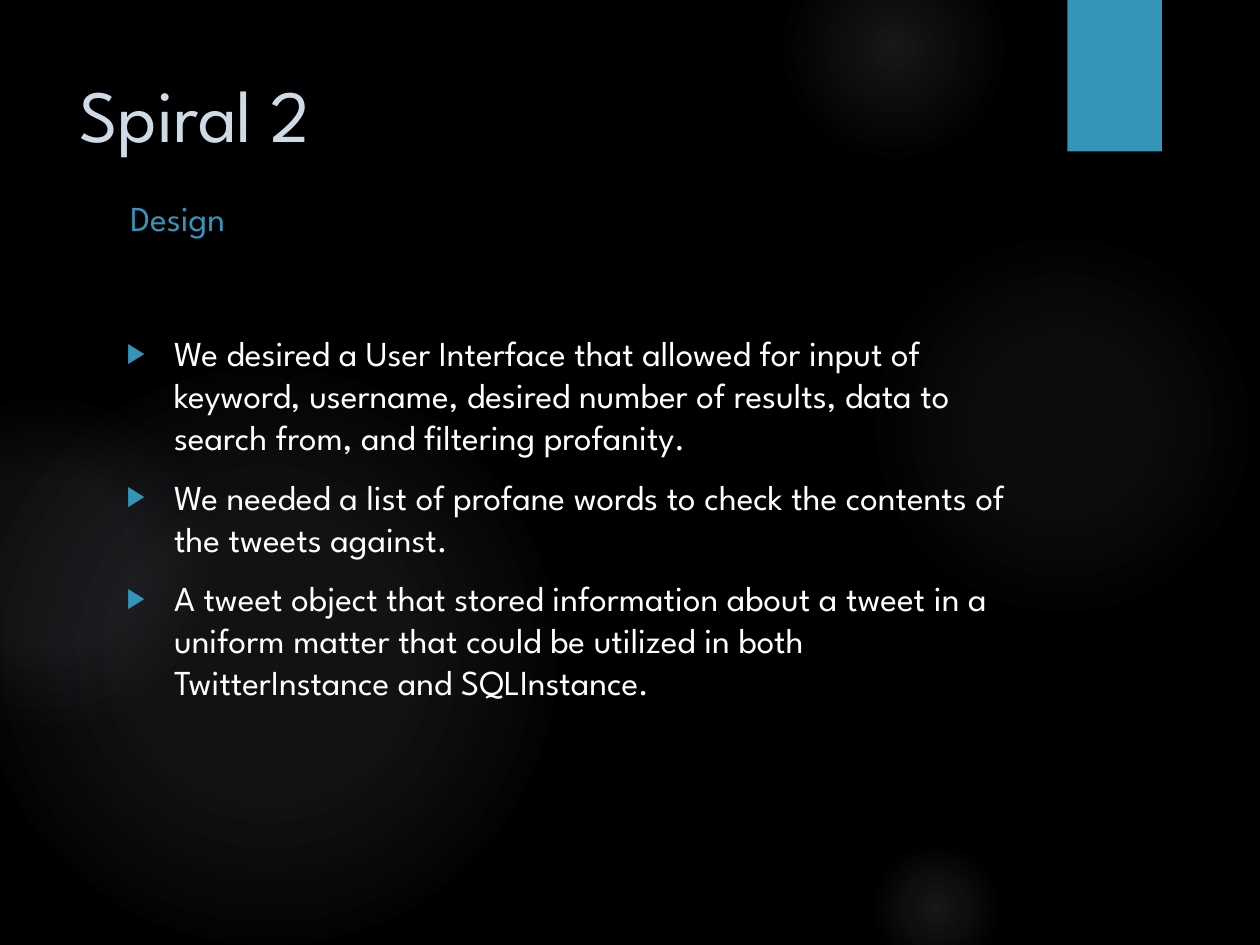
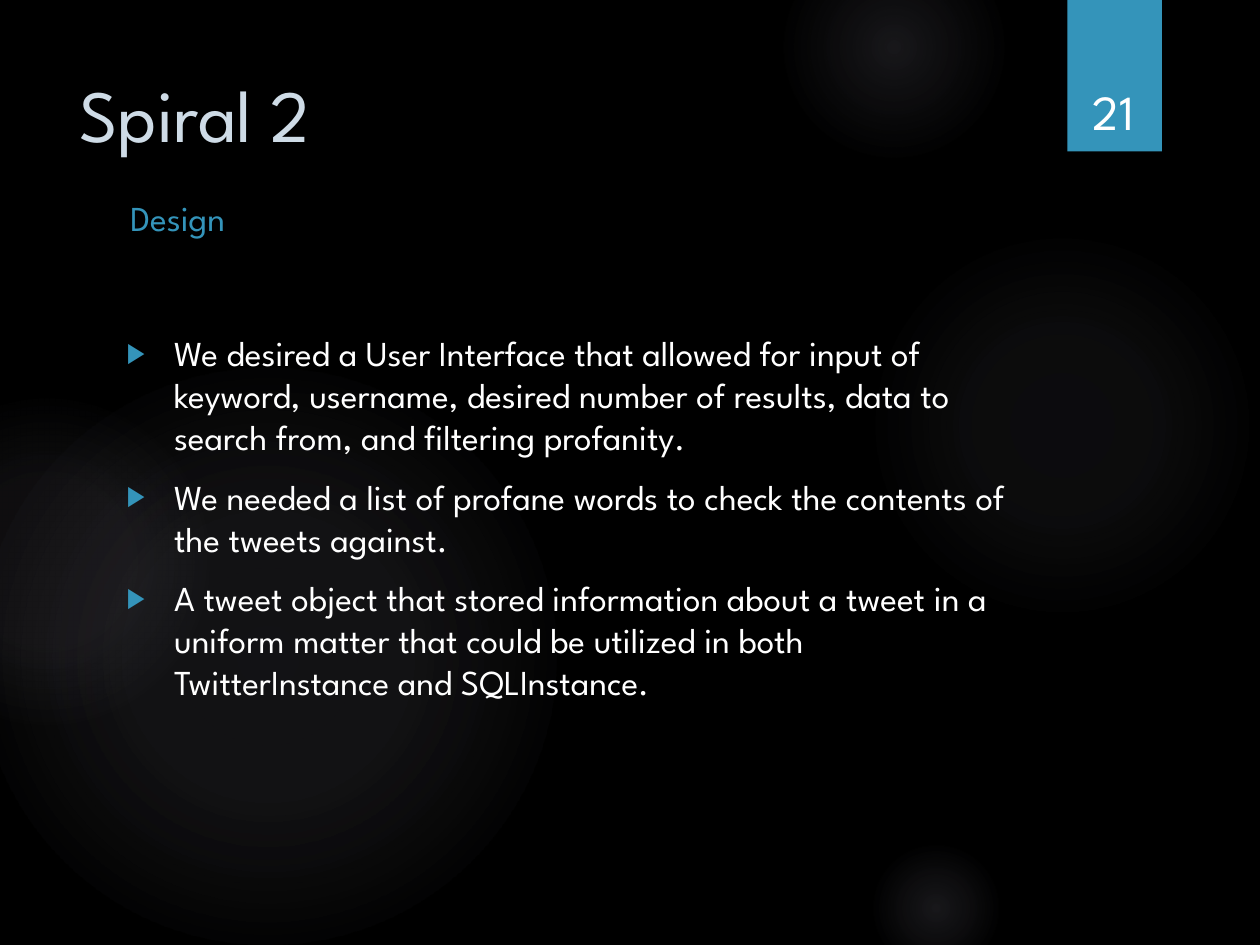
Before and after one commit to exopsRamba/Twitter-Analytics, a slide deck: slide 21 of Software Engineering.pptx (slide 20 before the commit). Drawn at 1260x945 pixels with LibreOffice and Linux fonts; fonts in the diff are those of the drawing; background and template pictures are left out. Boxes give left, top, right and bottom in pixels: in the first picture for what was removed or moved away, otherwise in the second. Text is boxed around its words. In the diff, an @@ line names an element or a change of style, - is before the commit and + after.

```diff
--- a/Software Engineering.pptx
+++ b/Software Engineering.pptx
@@ page number added at (x1=1093, y1=97, x2=1134, y2=130), 28 pt, text #FFFFFF @@
+21
```
Also in this commit, not shown: 26 other slides changed, 1 slide added.
